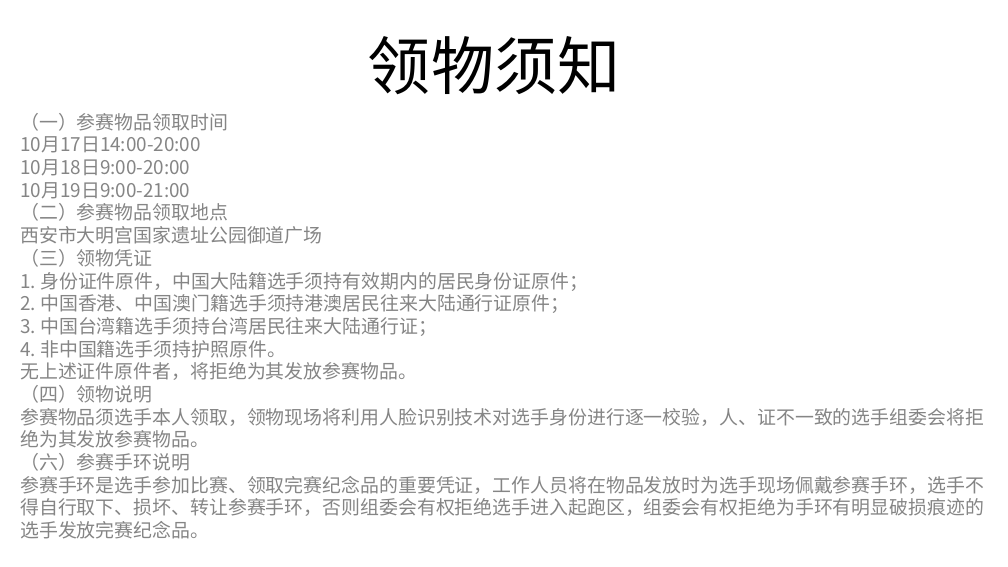
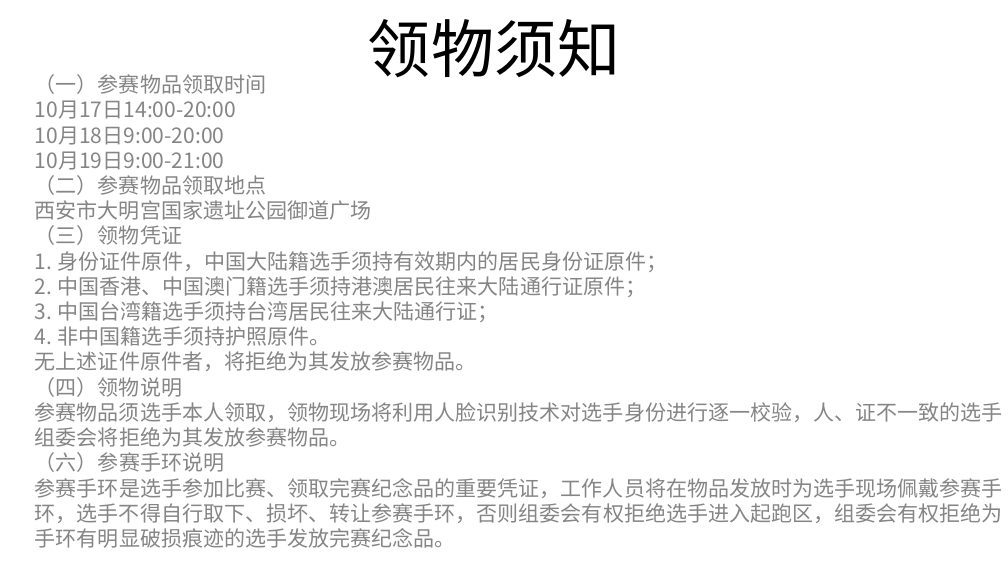
Before and after one commit to FredJiangFei/MyDocuments, a slide deck: slide 6 of 其他/run/run.pptx. Drawn at 1008x567 pixels with LibreOffice and Linux fonts; fonts in the diff are those of the drawing. Boxes give left, top, right and bottom in pixels: in the first picture for what was removed or moved away, otherwise in the second. Text is boxed around its words. In the diff, an @@ line names an element or a change of style, - is before the commit and + after.

```diff
--- a/其他/run/run.pptx
+++ b/其他/run/run.pptx
@@ title "领物须知": place and size @@
-title "领物须知" at <box>368,36,620,94</box>
+title "领物须知" at <box>368,19,620,77</box>
@@ text "（一）参赛物品领取时间": place and size @@
-text "（一）参赛物品领取时间" at <box>20,113,984,539</box>
+text "（一）参赛物品领取时间" at <box>35,74,1003,548</box>
@@ text "（一）参赛物品领取时间" at <box>35,74,1003,548</box>: size 18 to 20 pt @@
```
Also in this commit, not shown: 9 other slides changed, 1 slide added, 2 slides removed.
